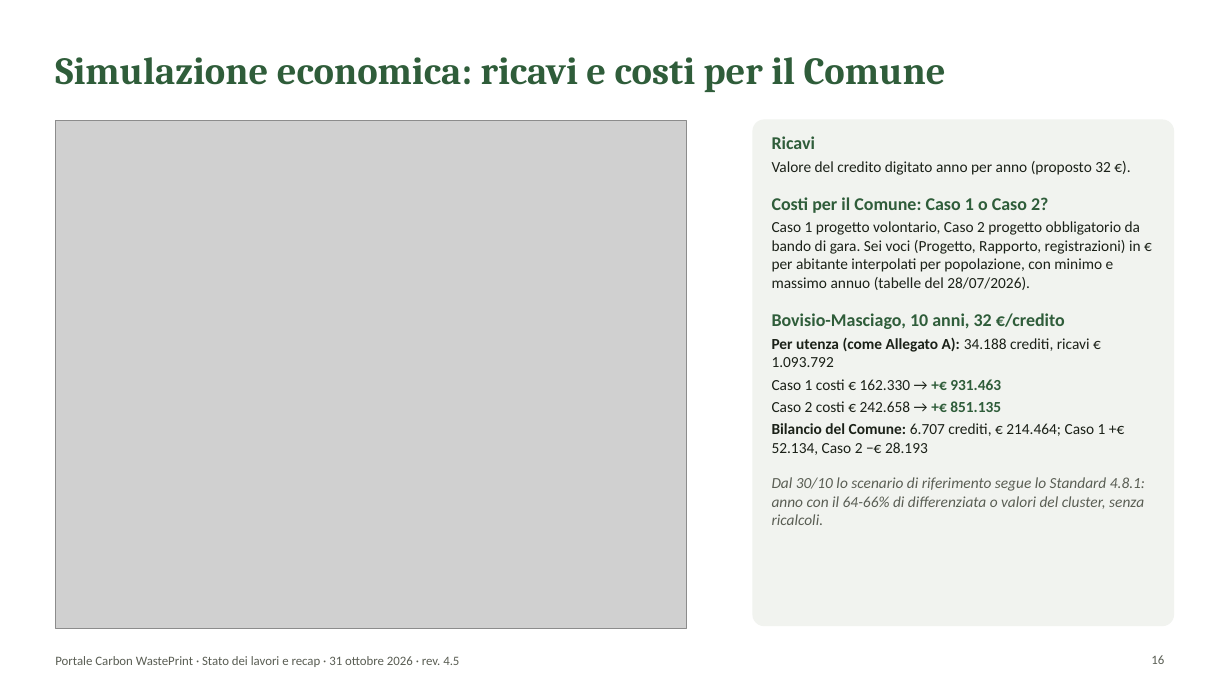
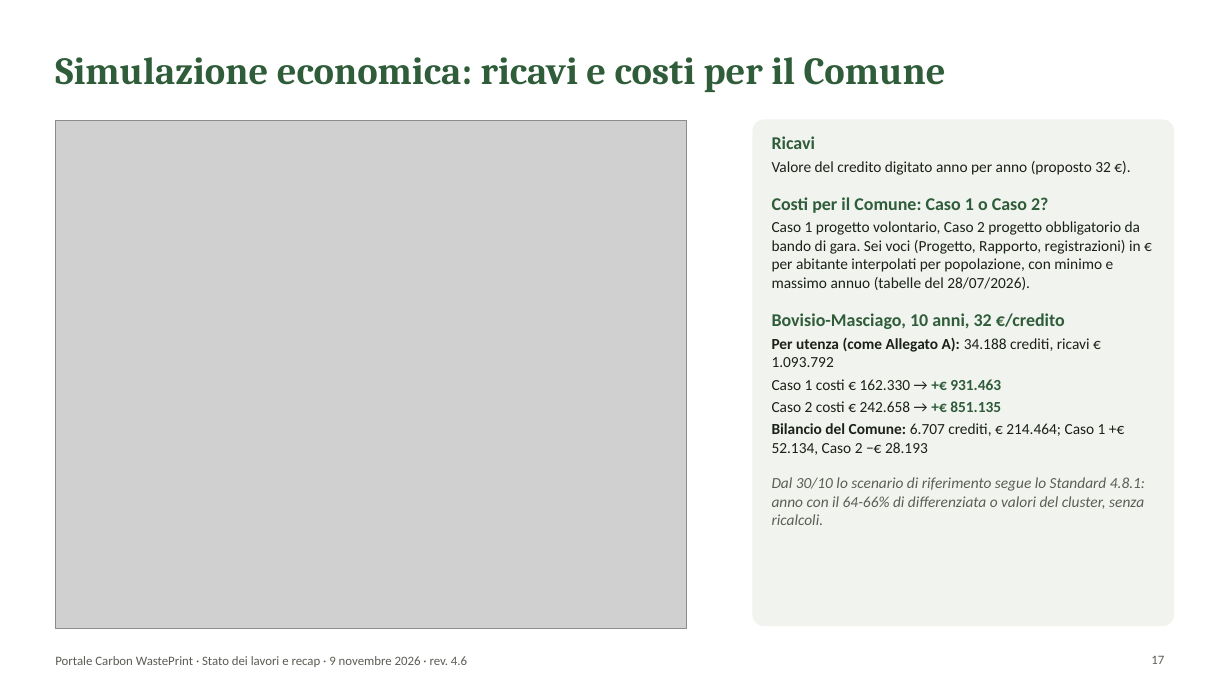
Before and after one commit to lucamorettioperate/portale-cwp, a slide deck: slide 17 of public/documentazione/Presentazione_Portale_CWP.pptx (slide 16 before the commit). Drawn at 1232x693 pixels with LibreOffice and Linux fonts; fonts in the diff are those of the drawing; grey boxes stand for pictures; background and template pictures are left out. Boxes give left, top, right and bottom in pixels: in the first picture for what was removed or moved away, otherwise in the second. Text is boxed around its words. In the diff, an @@ line names an element or a change of style, - is before the commit and + after.

```diff
--- a/public/documentazione/Presentazione_Portale_CWP.pptx
+++ b/public/documentazione/Presentazione_Portale_CWP.pptx
@@ text at (55, 656, 467, 667): text changed @@
-Portale Carbon WastePrint · Stato dei lavori e recap · 31 ottobre 2026 · rev. 4.5
+Portale Carbon WastePrint · Stato dei lavori e recap · 9 novembre 2026 · rev. 4.6
@@ page number at (1151, 655, 1164, 664): text changed @@
-16
+17
```
Also in this commit, not shown: 17 other slides changed, 1 slide added, 44 other files.
